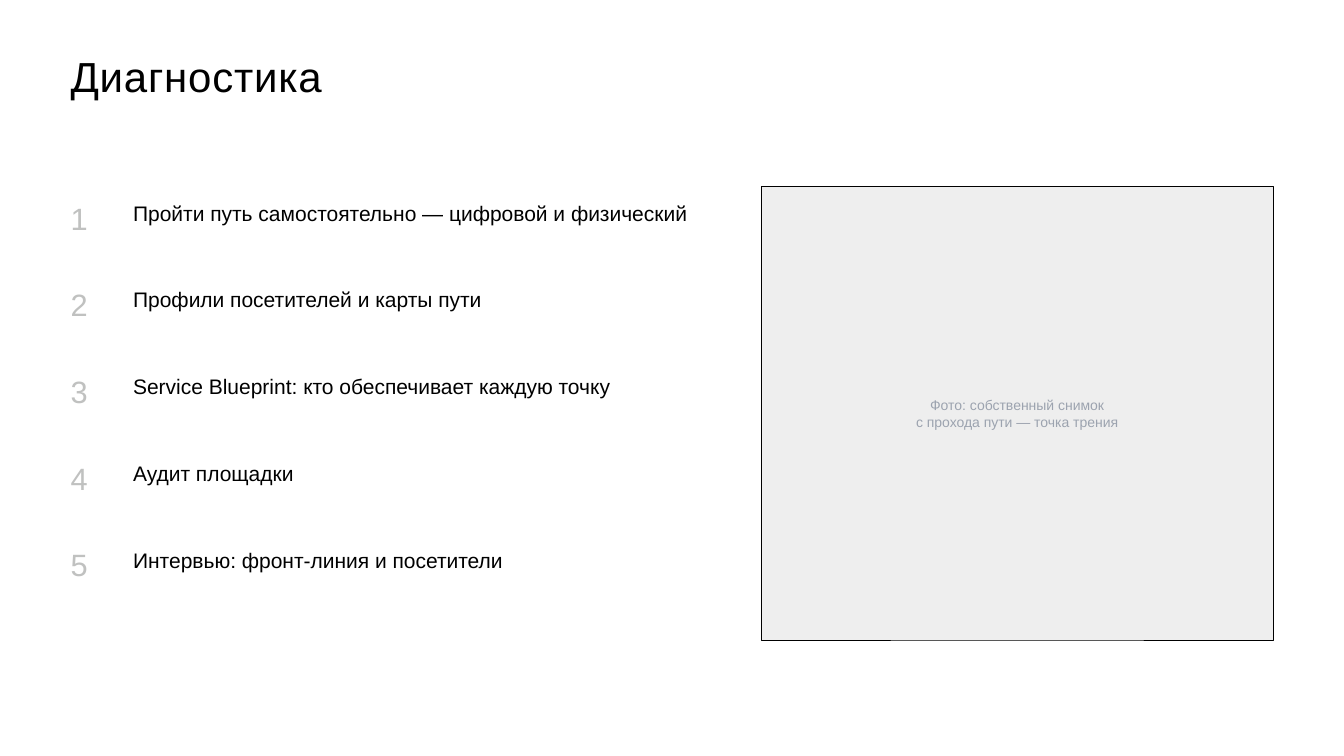
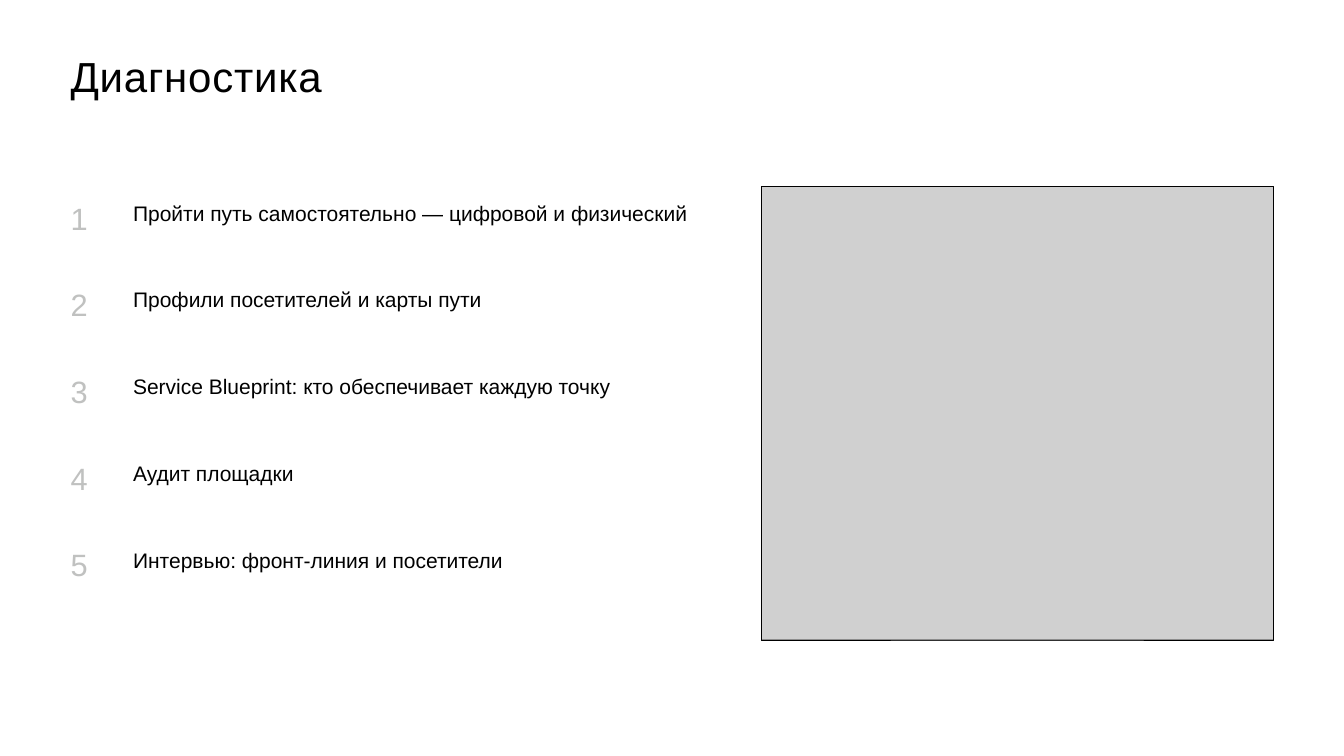
Before and after one commit to skrasin/ges-2, a slide deck: slide 6 of docs/strategy/ges2-service-cx-proposal.pptx. Drawn at 1344x756 pixels with LibreOffice and Linux fonts; fonts in the diff are those of the drawing; grey boxes stand for pictures. Boxes give left, top, right and bottom in pixels: in the first picture for what was removed or moved away, otherwise in the second. Text is boxed around its words. In the diff, an @@ line names an element or a change of style, - is before the commit and + after.

```diff
--- a/docs/strategy/ges2-service-cx-proposal.pptx
+++ b/docs/strategy/ges2-service-cx-proposal.pptx
@@ rectangle at (761,187,1273,640): fill #EEEEEE to none @@
@@ picture added at (761,187,1273,640) @@
@@ text removed at (916,400,1118,430) @@
-Фото: собственный снимок
-с прохода пути — точка трения
```
Also in this commit, not shown: 6 other slides changed, 9 other files.
